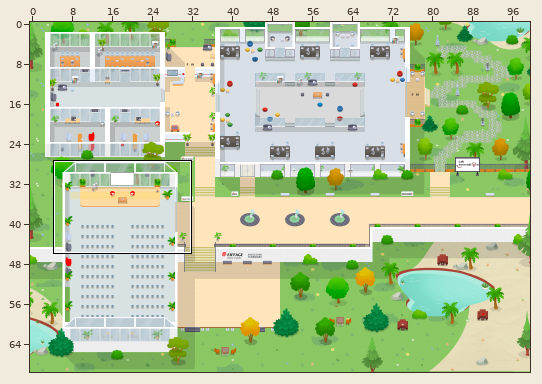
Tiled map (JSON): map.tmj. The first picture is a wide view before the edit; the outline marks the close-up.
Close-up. Earlier state:
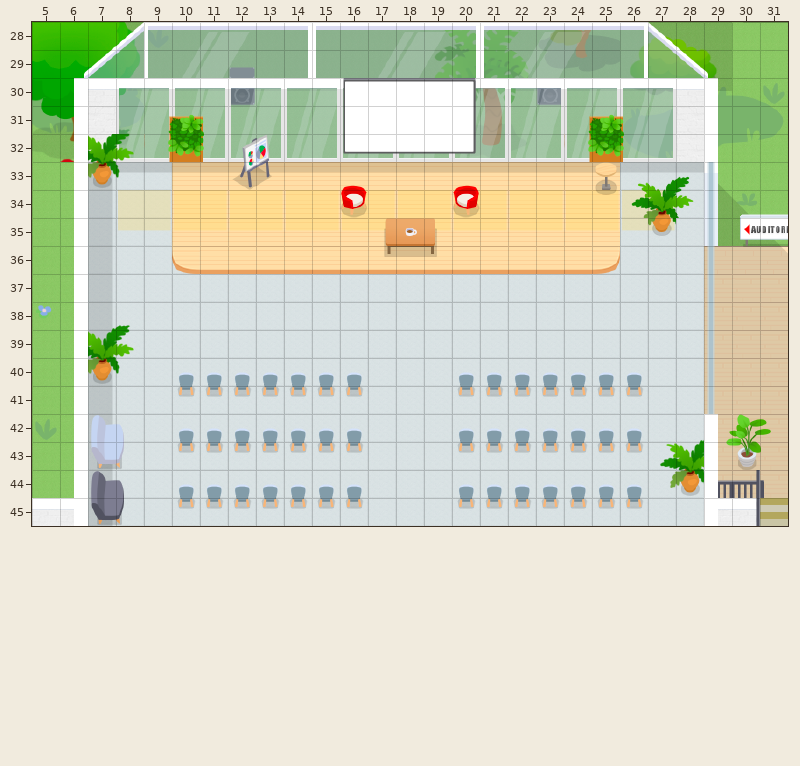
Cells are 32x32 px. Shown: x 5..31, y 28..45. The commit also changed other parts of the map, which this record leaves out.
The result:
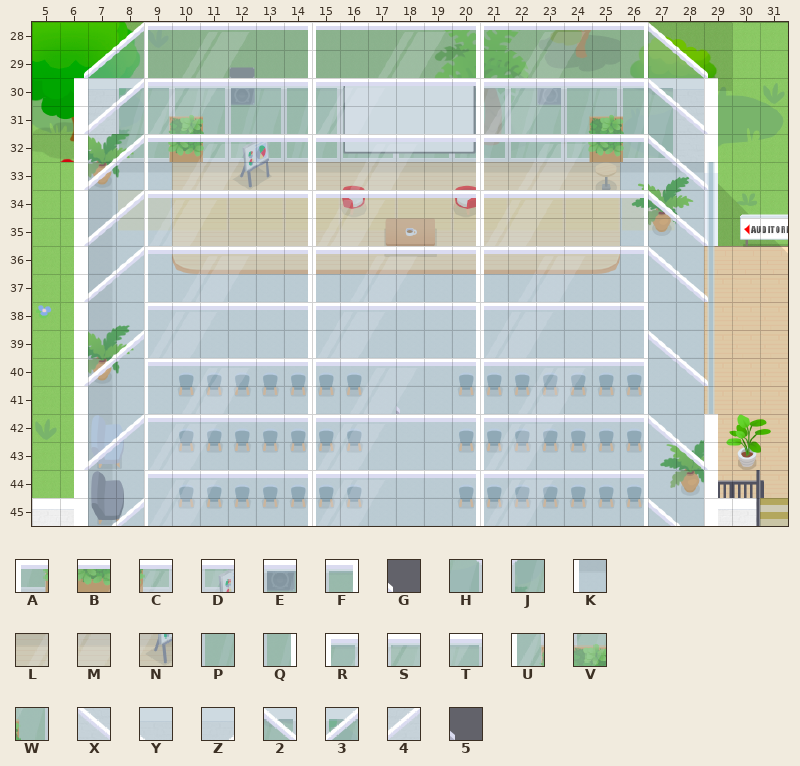
Key: from "Chunk 19": A 195, B 196, C 197, D 198, E 199, F 200, G 206, H 208, J 208 flipped left-right, K 209, L 210, M 211, N 212, P 213, Q 214; from "Chunk 20": R 8, S 9, T 10, U 13, V 14, W 15, X 31, Y 33, Z 33 flipped left-right, 2 34, 3 34 flipped left-right, 4 36 flipped left-right, 5 56.
_ is an empty cell.
Tiles of an added or newly shown layer are drawn over the layers below it.
See-through tiles are keyed as they look on the map.
Difference:
Changed rows in their new state; . is an unchanged cell.
Layer "Roof/roof1" (now shown):
first column x 7:
30 Z3RSTEEFRSTEEFRSTEEF2Y.
31 4JUVWPPQUVWPPQUVWPPQHX.
32 Z3ABCDEFABCDEFABCDEF2Y.
33 4JKLMNPQKLMNPQKLMNPQHXG
34 Z3RSTEEFRSTEEFRSTEEF2Y.
35 4JUVWPPQUVWPPQUVWPPQHXG
36 Z3ABCDEFABCDEFABCDEF2Y.
37 4JKLMNPQKLMNPQKLMNPQHXG
38 PPRSTEEFRSTEEFRSTEEFPP.
39 Z3UVWPPQUVWPPQUVWPPQ2Y.
40 4JABCDEFABCDEFABCDEFHXG
41 PPKLMNPQKLMNPQKLMNPQPP.
42 Z3RSTEEFRSTEEFRSTEEF2Y.
43 4JUVWPPQUVWPPQUVWPPQHX.
44 PPRSTEEFRSTEEFRSTEEFPP.
45 Z3UVWPPQUVWPPQUVWPPQ2Y.
Layer "Roof/roof2" (now shown):
first column x 18:
41 5
